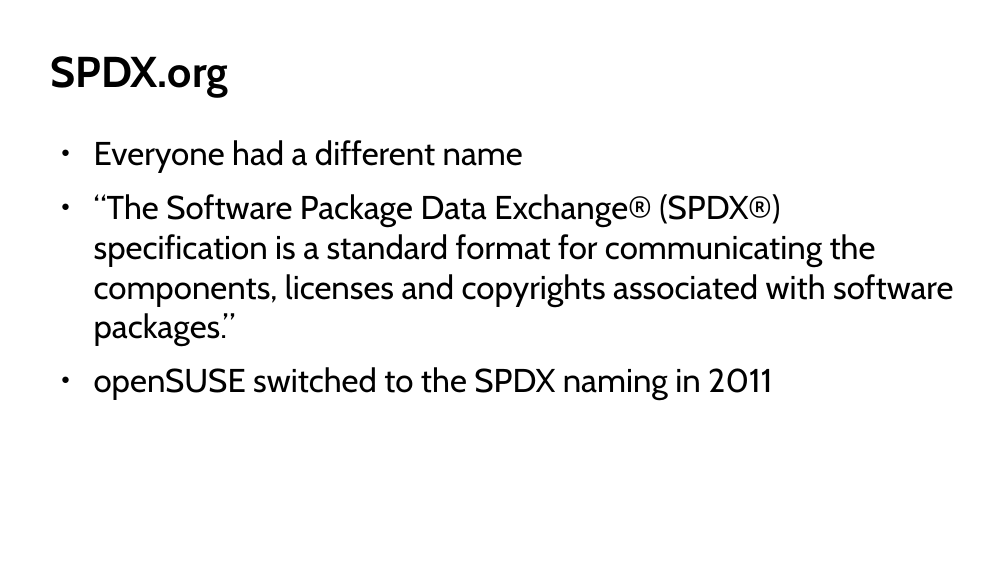
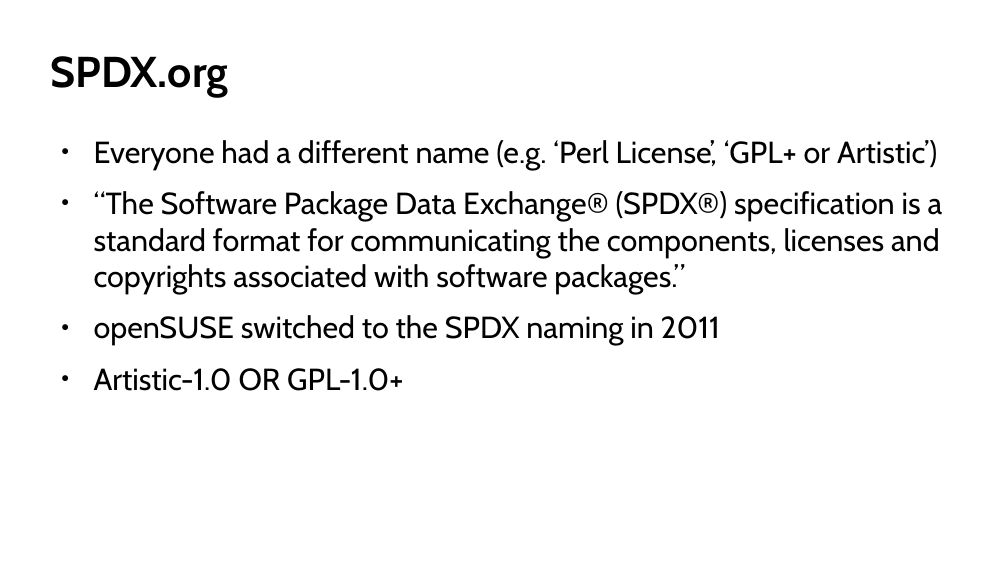
Before and after one commit to coolo/drunken-adventure, a slide deck: slide 11 of osc2017-2/cavil.odp (slide 9 before the commit). Drawn at 1008x567 pixels with LibreOffice and Linux fonts; fonts in the diff are those of the drawing; background and template pictures are left out. Boxes give left, top, right and bottom in pixels: in the first picture for what was removed or moved away, otherwise in the second. Text is boxed around its words. In the diff, an @@ line names an element or a change of style, - is before the commit and + after.

```diff
--- a/osc2017-2/cavil.odp
+++ b/osc2017-2/cavil.odp
@@ text at box(94, 140, 937, 170): text changed; size 26 to 24.1 pt @@
-● Everyone had a different name
+● Everyone had a different name (e.g. ‘Perl License’, ‘GPL+ or Artistic’)
@@ text at box(94, 191, 943, 346): size 26 to 24.1 pt in "“The Software Package Data Exchange® (SPDX®) specification ...", "openSUSE switched to the SPDX naming in ..." @@
@@ text at box(94, 368, 403, 391): paragraph added @@
+● Artistic-1.0 OR GPL-1.0+
```
Also in this commit, not shown: 3 other slides changed, 4 slides added.
